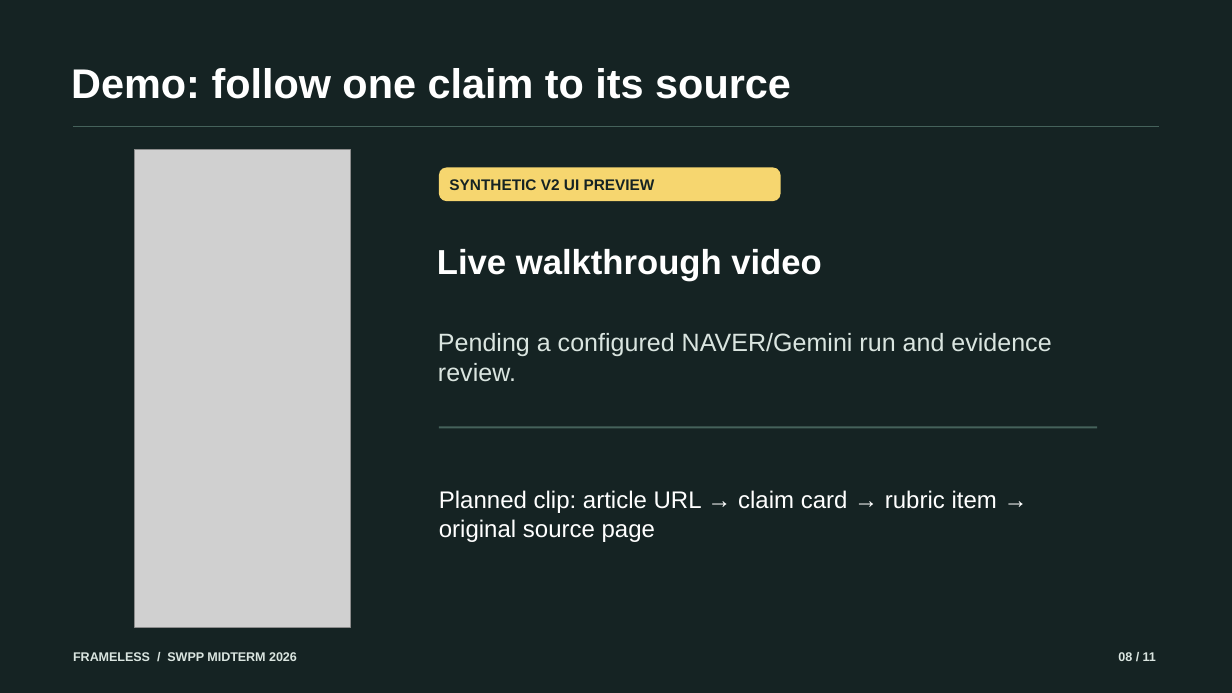
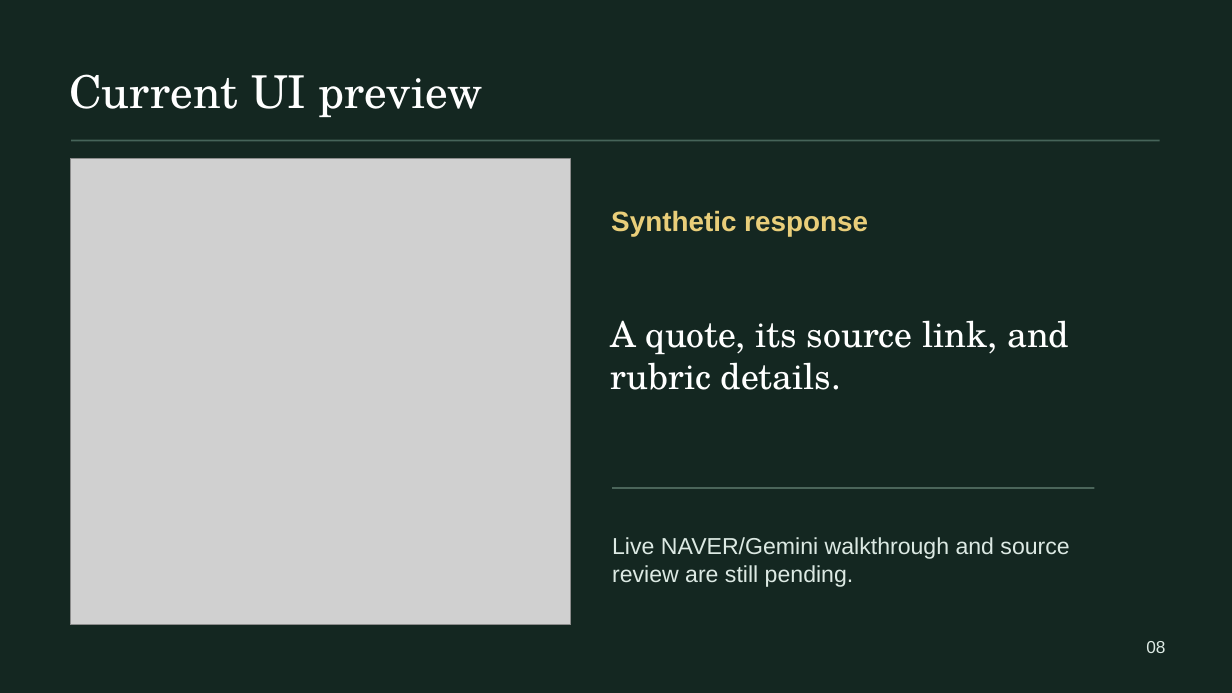
Before and after one commit to snuhcs-course/swpp-2026-project-team-05, a slide deck: slide 8 of docs/midterm-presentation-draft.pptx. Drawn at 1232x693 pixels with LibreOffice and Linux fonts; fonts in the diff are those of the drawing; grey boxes stand for pictures. Boxes give left, top, right and bottom in pixels: in the first picture for what was removed or moved away, otherwise in the second. Text is boxed around its words. In the diff, an @@ line names an element or a change of style, - is before the commit and + after.

Commit message:
Refresh Iteration 2 evidence and midterm slides

```diff
--- a/docs/midterm-presentation-draft.pptx
+++ b/docs/midterm-presentation-draft.pptx
@@ background #152323 to #142721 @@
@@ text at bbox=[69, 74, 482, 117]: text changed; size 12 to 35.2 pt; font Arial to TeX Gyre Schola; text colour #152323 to #FFFFFF; bold off @@
-SYNTHETIC V2 UI PREVIEW
+Current UI preview
@@ text removed at bbox=[71, 68, 791, 99] @@
-Demo: follow one claim to its source
@@ rectangle: place and size @@
-rectangle at bbox=[73, 126, 1159, 127]
+rectangle at bbox=[71, 140, 1160, 141]
@@ rectangle at bbox=[71, 140, 1160, 141]: fill #45625B to #466459 @@
@@ picture: place and size @@
-picture at bbox=[135, 149, 350, 628]
+picture at bbox=[70, 159, 571, 625]
@@ rounded rectangle removed at bbox=[439, 167, 781, 201] @@
@@ text added at bbox=[611, 210, 868, 236], 21.8 pt, text #E9CE7A, bold @@
+Synthetic response
@@ text added at bbox=[610, 320, 1069, 390], 27.8 pt, text #FFFFFF @@
+A quote, its source link, and rubric details.
@@ text removed at bbox=[438, 333, 1051, 382] @@
-Pending a configured NAVER/Gemini run and evidence review.
@@ rectangle removed at bbox=[439, 426, 1097, 428] @@
@@ text removed at bbox=[439, 490, 997, 542] @@
-Planned clip: article URL → claim card → rubric item → original source page
@@ rectangle added at bbox=[612, 487, 1094, 489], fill #4B655A @@
@@ text at bbox=[612, 537, 1069, 587]: text changed; size 27 to 18 pt; text colour #FFFFFF to #DCE9E3; bold off @@
-Live walkthrough video
+Live NAVER/Gemini walkthrough and source review are still pending.
@@ text removed at bbox=[73, 652, 297, 661] @@
-FRAMELESS / SWPP MIDTERM 2026
@@ text at bbox=[1146, 641, 1165, 653]: text changed; size 9.8 to 13.5 pt; text colour #DAE5E0 to #DCE9E3; bold off @@
-08 / 11
+08
```
Also in this commit, not shown: 3 other slides changed, 7 slides added, 7 slides removed, 7 other files.
